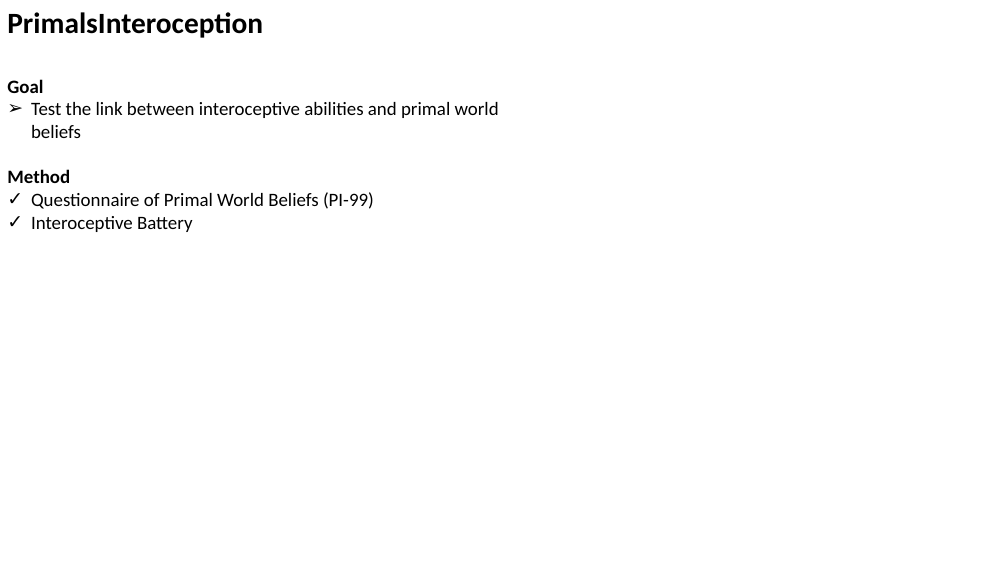
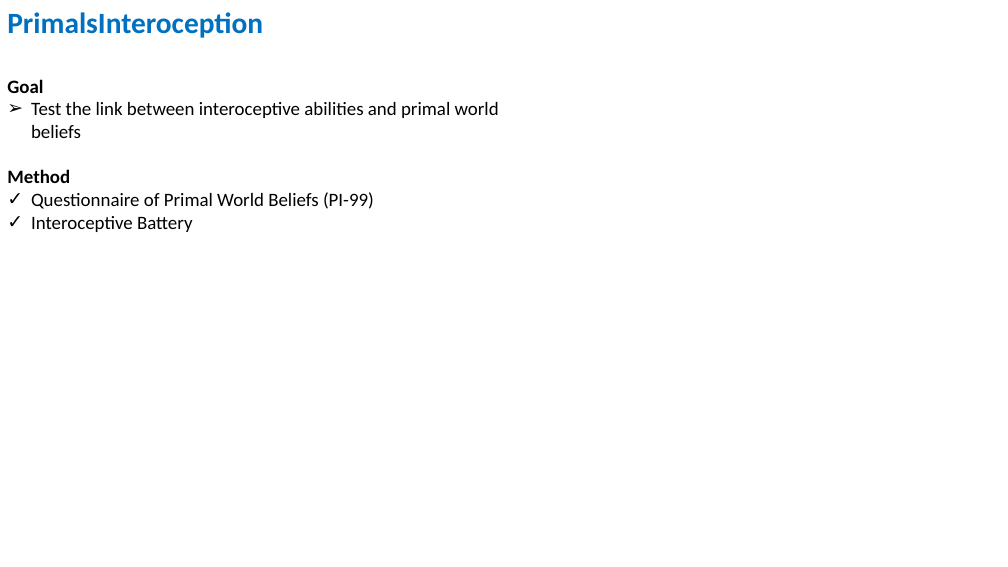
Before and after one commit to RealityBending/InteroceptionPrimals, a slide deck: slide 2 of documents/presentation.pptx. Drawn at 1008x567 pixels with LibreOffice and Linux fonts; fonts in the diff are those of the drawing. Boxes give left, top, right and bottom in pixels: in the first picture for what was removed or moved away, otherwise in the second. Text is boxed around its words. In the diff, an @@ line names an element or a change of style, - is before the commit and + after.

```diff
--- a/documents/presentation.pptx
+++ b/documents/presentation.pptx
@@ text at box(7, 12, 263, 38): text colour #000000 to #0070C0 in "PrimalsInteroception" @@
```
Also in this commit, not shown: 2 other slides changed, 2 slides added, 8 other files.
